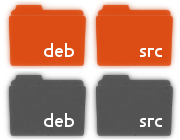
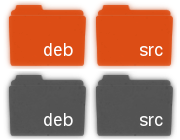
Revision of a layered (180, 140) image; what changed, layer by layer:
painted on "src" over 140, 46, 163, 57
painted on "deb" over 44, 43, 74, 57
painted on "src #1" over 140, 116, 163, 127
painted on "deb #1" over 44, 113, 74, 127
